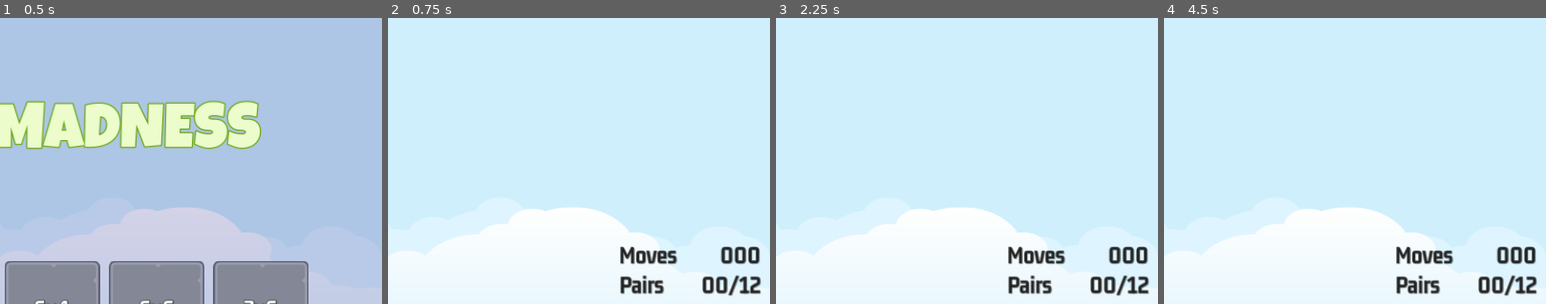
Above: before the commit, frames 1-4 (left to right).
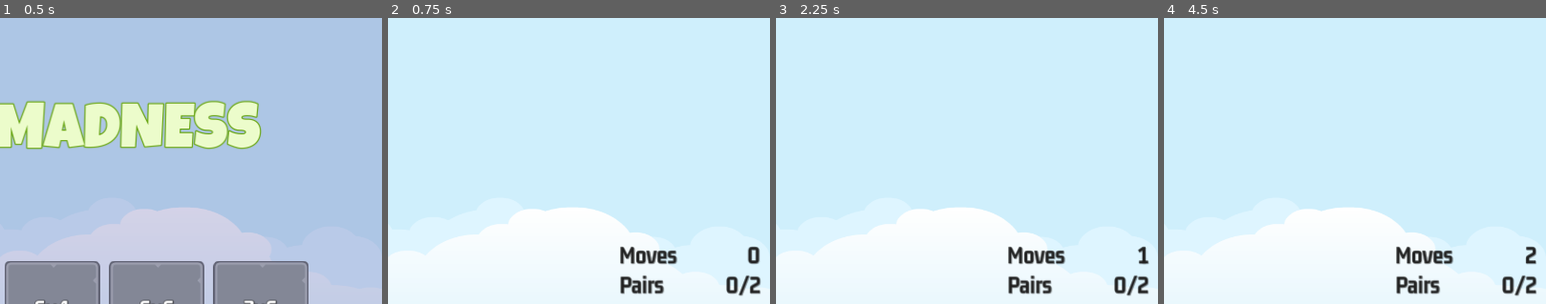
Above: after the commit, the same moments.

Repository: jaerrib/learning-godot
Game: Godot game, scene res://scenes/master/master.tscn
The game is run twice, just before and just after one commit, with the same random seed, the same clock (stepped at 60 frames per second) and the same inputs.
Inputs (mouse positions are % of the whole screen's width and height, from its top left):
- Up to frame 1 (0.5 s): no input
- Up to frame 2 (0.75 s): click "2x2" at 0.5 s
- Up to frame 3 (2.25 s): click (36, 44) at 1.25 s; click (44, 44) at 2.02 s
- Up to frame 4 (4.5 s): click (36, 56) at 2.77 s; click (44, 56) at 3.52 s; click (36, 44) at 4.25 s
The pictures show only the part of the screen within x 50-100%, y 1-51%; the shares and areas given below are measured in that part.

Frame 1 is identical in both runs. In frame 2, 1.0% of the frame differs, in the area x 82-98%, y 80-98%; in frame 3, 1.1%; in frame 4, 1.1%.

Commit message:
Add UI updates, fix target_pair bug

Diff:
--- a/memory-madness/scenes/game/game.gd
+++ b/memory-madness/scenes/game/game.gd
@@ -6,7 +6,8 @@
 
 @onready var tc: GridContainer = $HB/MC/TC
 @onready var scorer: Scorer = $Scorer
-
+@onready var label_moves: Label = $HB/MC2/VB/HB/LabelMoves
+@onready var label_pairs: Label = $HB/MC2/VB/HB2/LabelPairs
 
 
 # Called when the node enters the scene tree for the first time.
@@ -16,7 +17,8 @@
 
 # Called every frame. 'delta' is the elapsed time since the previous frame.
 func _process(delta: float) -> void:
-	pass
+	label_moves.text = scorer.get_moves_made()
+	label_pairs.text = scorer.get_pairs_made()
 
 
 func add_memory_tile(image: ItemImage, frame: Texture2D) -> void:
--- a/memory-madness/scenes/scorer/scorer.gd
+++ b/memory-madness/scenes/scorer/scorer.gd
@@ -19,9 +19,17 @@
 	SignalManager.on_game_exit_pressed.connect(on_game_exit_pressed)
 
 
+func get_moves_made() -> String:
+	return str(_moves_made)
+
+
+func get_pairs_made() -> String:
+	return "%d/%d" % [_pairs_made, _target_pairs]
+
+
 func clear_new_game(target_pairs: int) -> void:
 	_selections.clear()
-	_target_pairs = 0
+	_target_pairs = target_pairs
 	_moves_made = 0
 	_pairs_made = 0
 
